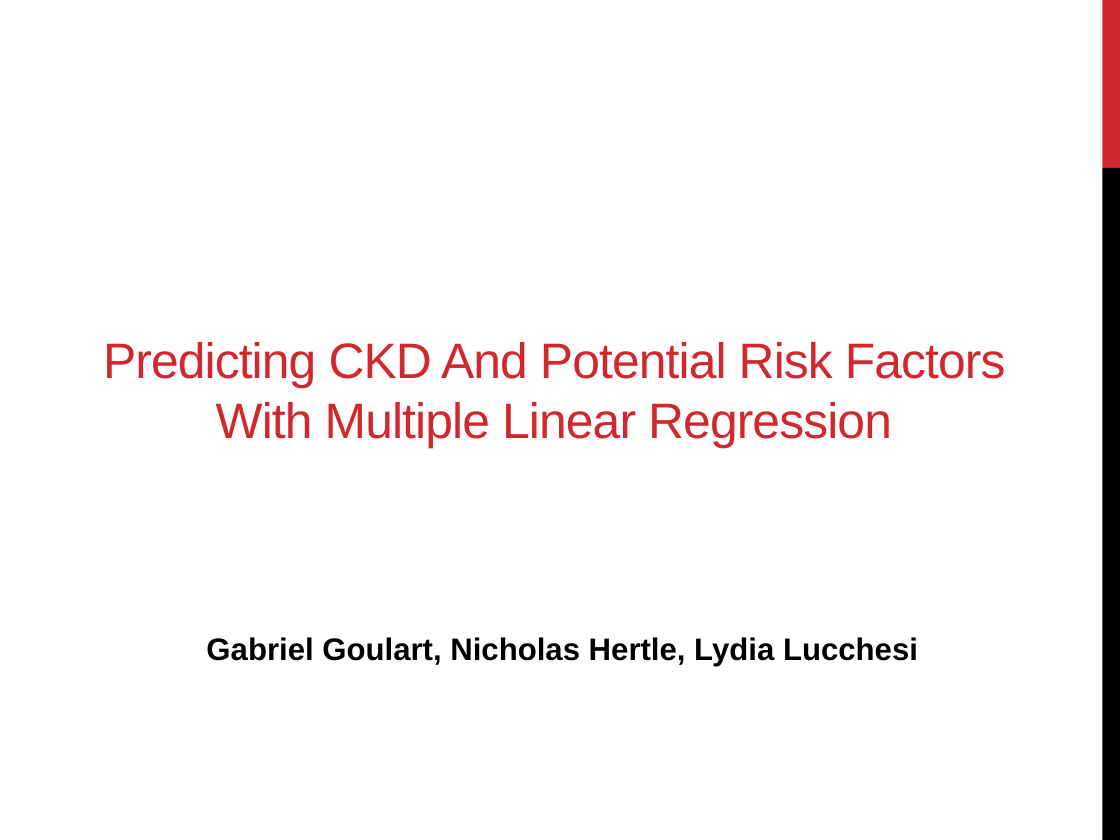
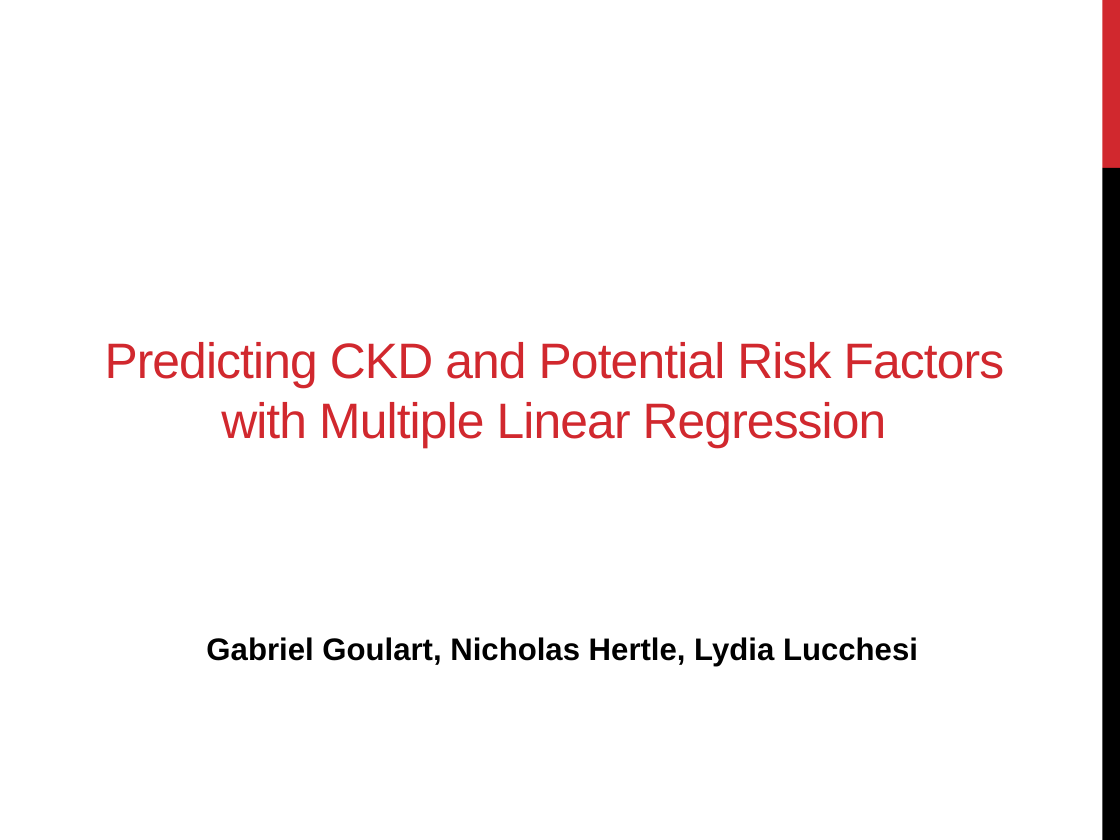
Before and after one commit to hertlen/bdsi16ehr, a slide deck: slide 1 of CKD.pptx. Drawn at 1120x840 pixels with LibreOffice and Linux fonts; fonts in the diff are those of the drawing. Boxes give left, top, right and bottom in pixels: in the first picture for what was removed or moved away, otherwise in the second. Text is boxed around its words. In the diff, an @@ line names an element or a change of style, - is before the commit and + after.

```diff
--- a/CKD.pptx
+++ b/CKD.pptx
@@ title at bbox=[105, 342, 1005, 449]: text changed @@
-Predicting CKD And Potential Risk Factors With Multiple Linear Regression
+Predicting CKD and Potential Risk Factors with Multiple Linear Regression
```
Also in this commit, not shown: 1 other slide changed.
